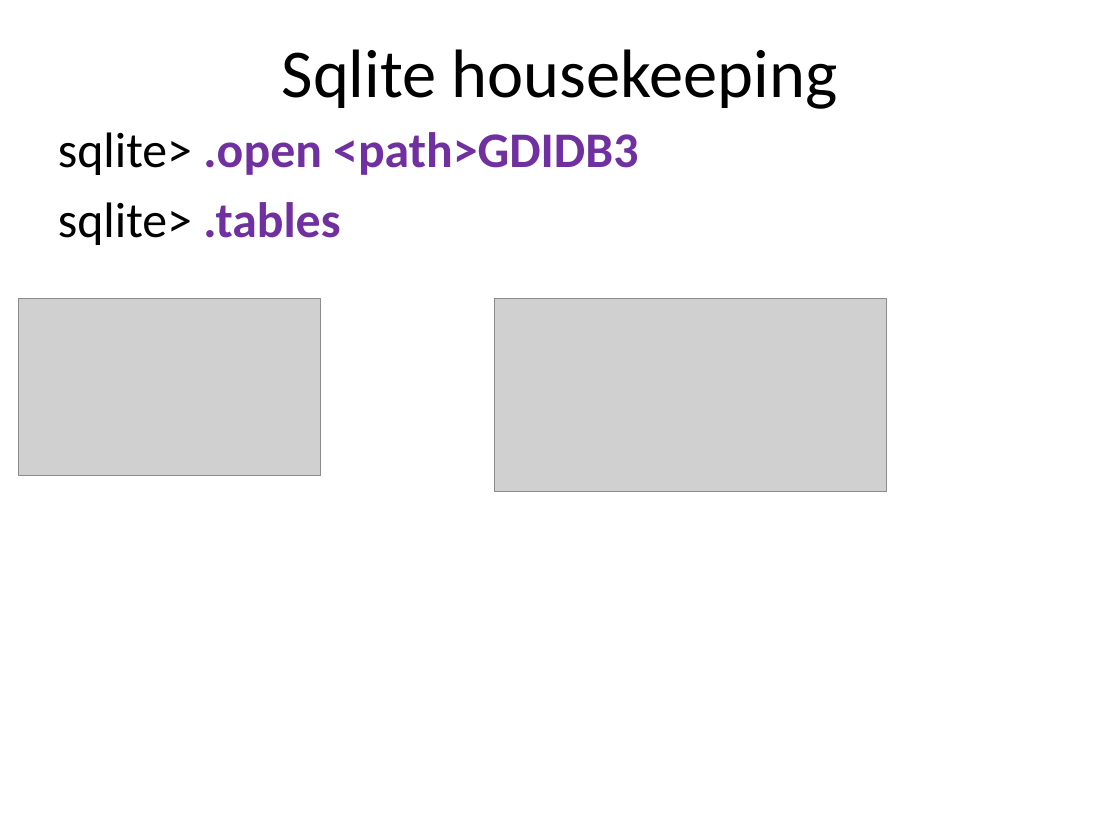
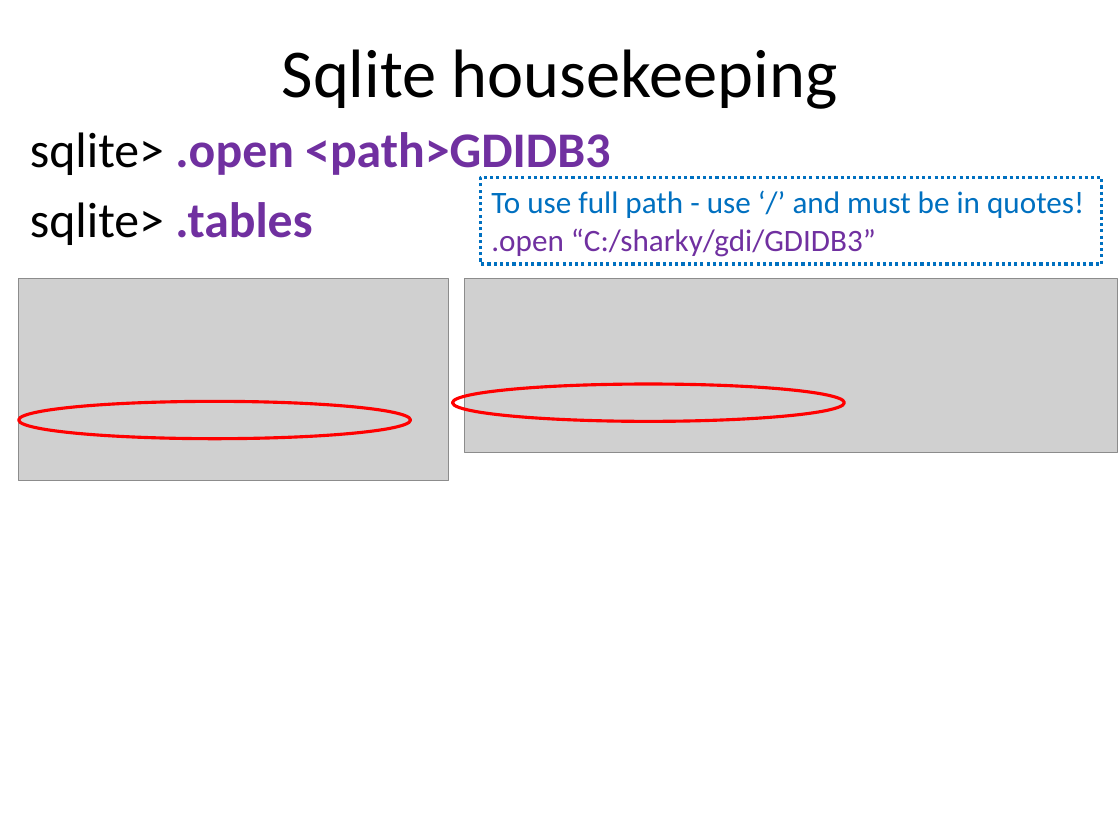
Before and after one commit to dykebert/GDI_Database_Training, a slide deck: slide 55 of Introduction to Databases and SQL.pptx (slide 56 before the commit). Drawn at 1120x840 pixels with LibreOffice and Linux fonts; fonts in the diff are those of the drawing; grey boxes stand for pictures. Boxes give left, top, right and bottom in pixels: in the first picture for what was removed or moved away, otherwise in the second. Text is boxed around its words. In the diff, an @@ line names an element or a change of style, - is before the commit and + after.

```diff
--- a/Introduction to Databases and SQL.pptx
+++ b/Introduction to Databases and SQL.pptx
@@ text "sqlite> .open <path>GDIDB3": place and size @@
-text "sqlite> .open <path>GDIDB3" at [58,132,638,245]
+text "sqlite> .open <path>GDIDB3" at [30,132,610,245]
@@ rectangle added at [480,177,1102,263], outline #0070C0 2 pt dashed, 20 pt, text #0070C0 @@
+To use full path - use ‘/’ and must be in quotes!
+.open “C:/sharky/gdi/GDIDB3”
@@ picture: place and size @@
-picture at [18,299,320,476]
+picture at [19,278,449,480]
@@ picture added at [465,278,1118,452] @@
@@ picture removed at [495,299,887,493] @@
@@ ellipse added at [452,384,844,421], outline #FF0000 2 pt @@
@@ ellipse added at [19,401,411,438], outline #FF0000 2 pt @@
```
Also in this commit, not shown: 9 other slides changed, 4 slides added, 1 slide removed.
